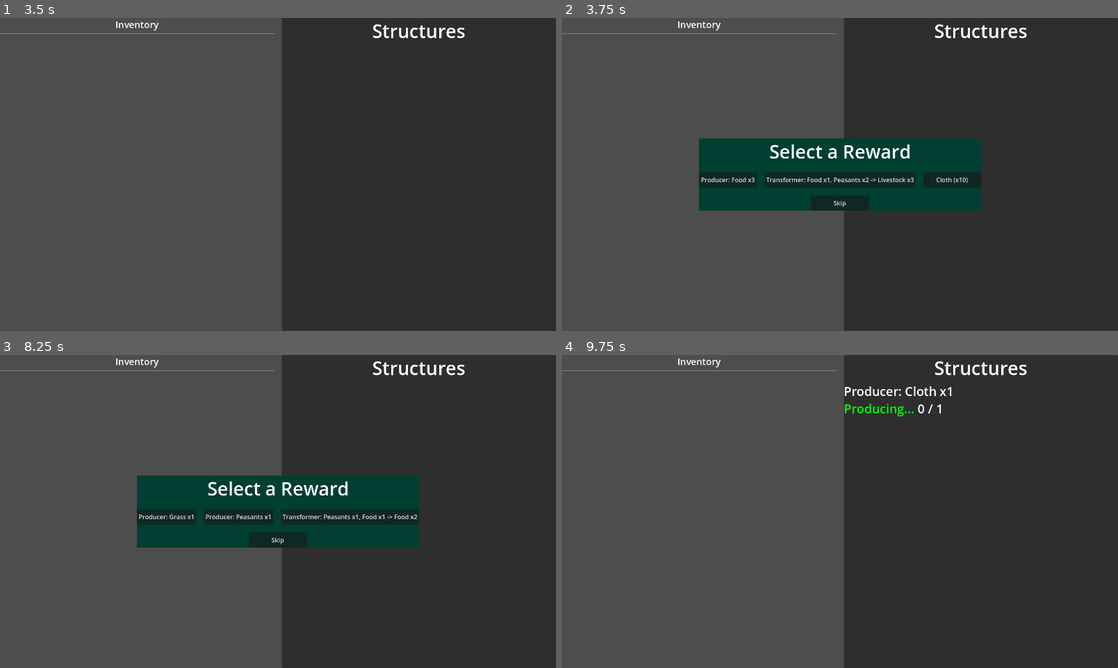
Above: before the commit, frames 1-4 (two rows, left to right).
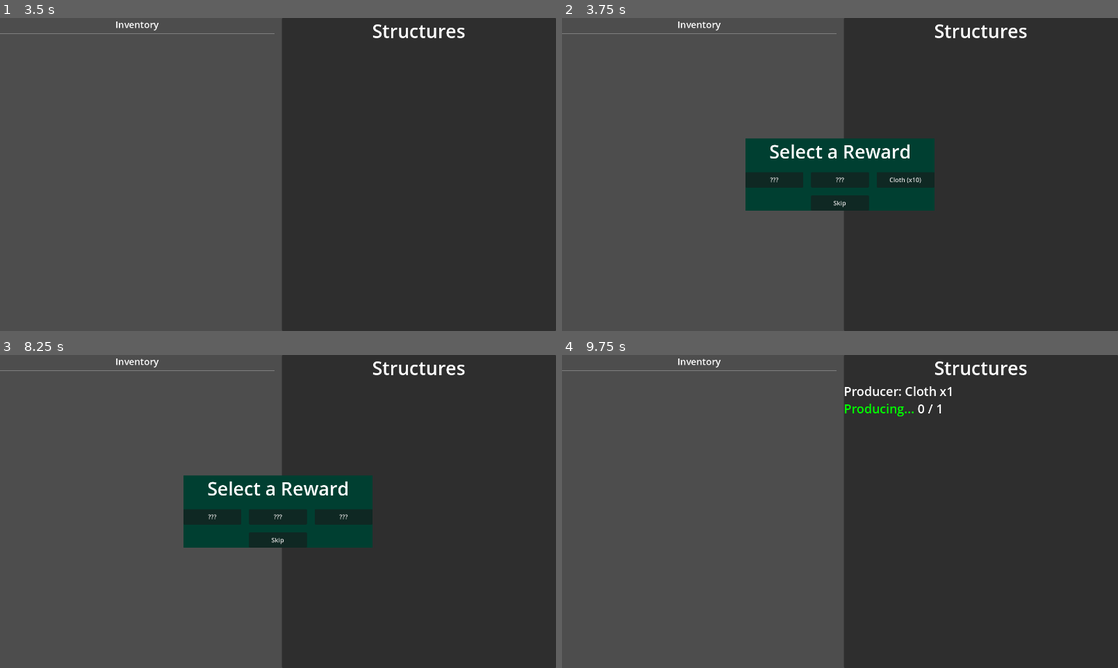
Above: after the commit, the same moments.

Repository: hellochar/godot-sketches
Game: Godot game, scene res://world.tscn
Two runs of this game, one before a commit and one after it. Both use one fixed random seed, a clock stepped at 60 frames per second and the inputs below.
Inputs:
- Up to frame 1 (3.5 s): tap Enter at 0.5, 2 s; tap 1 at 0.6 s; tap Space at 0.77, 1.25, 1.52, 2.75, 3.02 s; tap 9 at 1.35 s; tap B at 2.1 s; tap R at 2.85 s
- Up to frame 2 (3.75 s): tap Enter at 3.5 s; tap Z at 3.6 s
- Up to frame 3 (8.25 s): tap Space at 3.77, 5, 5.27, 6.77, 7.52 s; click "Skip" at 4.25 s; tap 1 at 5.1 s; tap 9 at 5.85 s; tap B at 6.6 s; tap R at 7.35 s; tap Z at 8.1 s
- Up to frame 4 (9.75 s): tap Space at 8.27 s; click "Skip" at 8.75 s; tap 1 at 9.6 s

Frame 1 is identical in both runs. In frame 2, 4.1% of the frame differs, in the area x 24-76%, y 38-62%; in frame 3, 4.1%; in frame 4, nothing differs.

Commit message:
Add item naming system and new tags (Living, Waste)

Diff:
--- a/item.gd
+++ b/item.gd
@@ -8,14 +8,18 @@
 }
 
 enum ETag {
-  Structure
+  Structure,
+  Living,
+  Waste,
 }
 
 @export var name: String:
   get:
     var str: String = ""
     if resource_path == "":
-      str = description
+      str = name_override
+      if name_override == "":
+        str = "???"
     else:
       str = resource_path.get_file().get_basename().capitalize()
     if ETag.Structure not in tags:
@@ -25,6 +29,7 @@
         str = "[color=purple]" + str + "[/color]"
     return str
 
+@export var name_override: String
 @export var description: String
 @export var icon: Texture2D
 @export var tier: ETier
